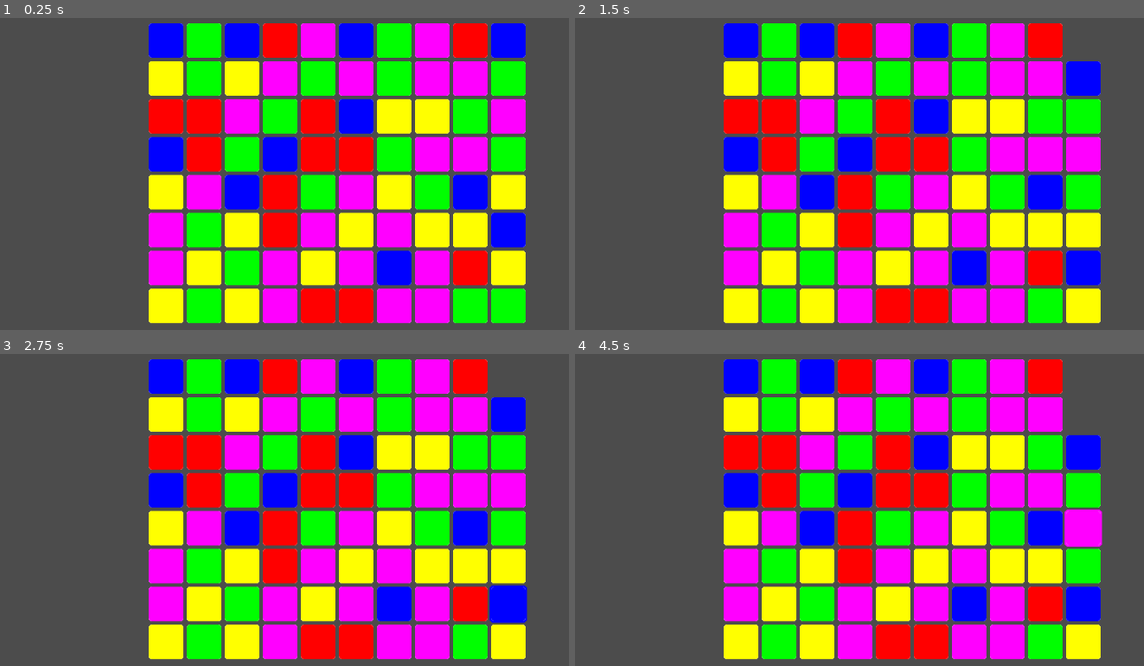
Above: before the commit, frames 1-4 (two rows, left to right).
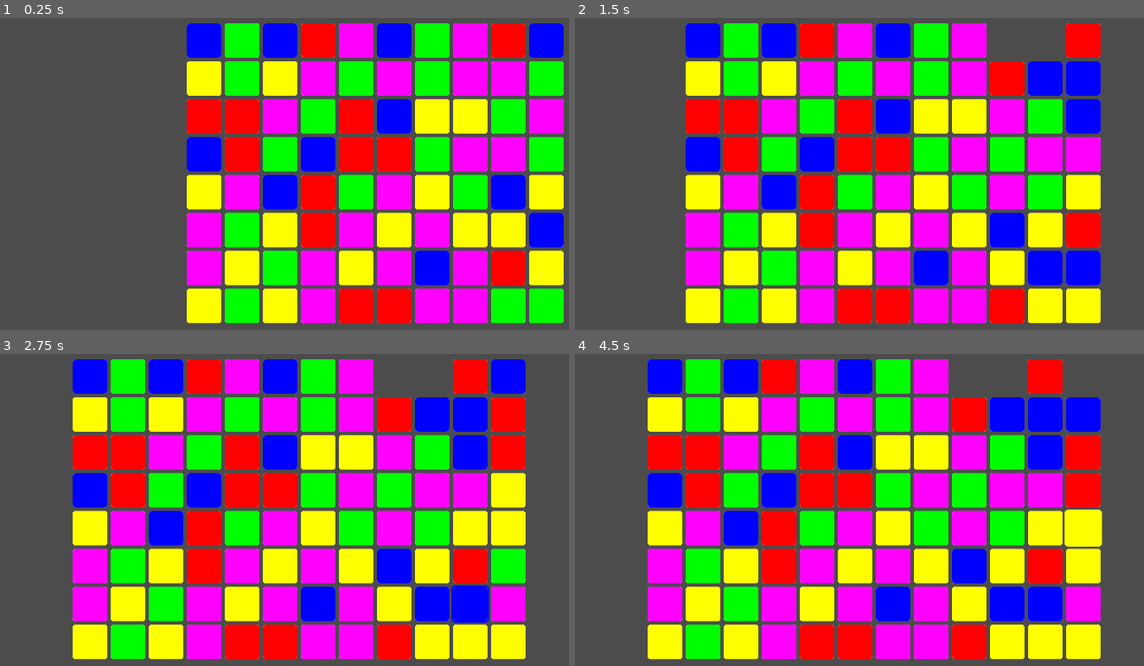
Above: after the commit, the same moments.

Repository: prathiksrinivasan/LD51
Game: Godot game, scene res://Main.tscn
Same seed, same stepped clock (60 frames per second), same inputs: the game is played once before the commit and once after it. The engine's default icon, where the game draws it, is replaced by a stand-in: a white triangle on a blue panel in a dark square.
Inputs (mouse positions are in pixels of both pictures, inside the frame that each line leads up to):
- Up to frame 1 (0.25 s): no input
- Up to frame 2 (1.5 s): tap Enter (ui_accept) at 0.5, 0.77 s; move the mouse to (1081, 305) at 0.52 s; hold Right (ui_right) 0.53-1.28 s
- Up to frame 3 (2.75 s): tap Enter (ui_accept) at 1.52, 2 s; move the mouse to (506, 603) at 2.02 s; hold Right (ui_right) from 2.03 s (still down)
- Up to frame 4 (4.5 s): move the mouse to (1081, 566) at 2.77 s; tap Enter (ui_accept) at 3.02, 3.5, 3.77, 4.25 s; release Right (ui_right) at 3.53 s; move the mouse to (1081, 528) at 4.27 s

The runs differ from the first frame. In frame 1, 54% of the frame differs, in the area x 26-100%, y 1-99%; in frame 2, 52%; in frame 3, 54%, in the area x 12-93%, y 1-99%; in frame 4, 54%.

Commit message:
basic game mechanics no game loop yet

Diff:
--- a/Board.gd
+++ b/Board.gd
@@ -7,7 +7,9 @@
 var boardTiles := []
 var boardState := []
 
-
+func _input(event):
+	if(event.is_action_pressed("ui_right")):
+		_addNewCol()
 
 # Called when the node enters the scene tree for the first time.
 func _ready():
@@ -19,6 +21,7 @@
 			boardState[i].append(0)
 			if(i<width/2):
 				_addTile(i)
+	_updateTiles()
 
 
 func _addTile(col):
@@ -26,7 +29,7 @@
 	var row = boardTiles[col].size()
 	boardState[col][row] = newTile.id
 	newTile.set_size(Vector2(tileSize,tileSize))
-	newTile.position = Vector2(col*tileSize*1.1,row*tileSize*1.1)
+	newTile.position = Vector2((col-1)*tileSize*1.1,row*tileSize*1.1)
 	newTile.gridPos = Vector2(col,row)
 	newTile.connect("tileClicked",self, "_onTileClicked")
 	boardTiles[col].append(newTile)
@@ -34,12 +37,29 @@
 
 
 func _onTileClicked(tile):
-	boardState[tile.gridPos.x][tile.gridPos.y] = 0
-	var deletedTile = boardTiles[tile.gridPos.x].pop_at(tile.gridPos.y)
+	#boardState[tile.gridPos.x][tile.gridPos.y] = 0
+	#var deletedTile = boardTiles[tile.gridPos.x].pop_at(tile.gridPos.y)
+	#deletedTile.queue_free()
+	var block = getBlock(tile.gridPos)
+	var dummyTile = gemTile.instance()
+	var deletedTiles = []
+	for i in block:
+		boardState[i.x][i.y] = 0
+		deletedTiles.append(boardTiles[i.x][i.y])
+		boardTiles[i.x][i.y] = dummyTile
+	for i in deletedTiles:
+		i.queue_free()
+	for i in boardTiles:
+		for j in range(i.count(dummyTile)):
+			i.erase(dummyTile)
 	_updateTiles()
-	deletedTile.queue_free()
+	print(boardState)
 
 func _updateTiles():
+
+	#adjust board tile array to reflect board state
+	while(boardTiles.has([])):
+		boardTiles.erase([])
 	#loop through boardstate
 	#bubble sort the 0s up to the top in each col
 	#if a column is all 0s and the column in front of it isn't, move that column back
@@ -54,16 +74,15 @@
 					if(boardState[i][k2] == 0):
 						boardState[i][k2] = boardState[i][k2+1]
 						boardState[i][k2+1] = 0
-						for j in range(boardTiles[i].size()):
-							boardTiles[i][j].gridPos = Vector2(i,j)
+						if(i<boardTiles.size()):
+							for j in range(boardTiles[i].size()):
+								boardTiles[i][j].gridPos = Vector2(i,j)
 	for i in range(width-1):
 		if(_arraySum(boardState[i]) == 0):
 			var temp = boardState[i].duplicate()
 			boardState[i] = boardState[i+1]
 			boardState[i+1] = temp
-	#adjust board tile array to reflect board state
-	while(boardTiles.has([])):
-		boardTiles.erase([])
+
 	for k in range(boardTiles.size()):
 		for j in range(boardTiles[k].size()):
 			boardTiles[k][j].gridPos = Vector2(k,j)
@@ -71,12 +90,43 @@
 
 
 func getBlock(tilePos):
-	pass
+	#flood fill algorithm variation
+	var stack = []
+	var out = []
+	var ogID = boardState[tilePos.x][tilePos.y]
+	stack.push_back(tilePos)
+	while(!stack.empty()):
+		var pos = stack.pop_back()
+		if(!out.has(pos)):
+			out.append(pos)
+			if(pos.x > 0):
+				if(boardState[pos.x-1][pos.y] == ogID):
+					stack.push_back(Vector2(pos.x-1,pos.y))
+			if(pos.x < width-1):
+				if(boardState[pos.x+1][pos.y] == ogID):
+					stack.push_back(Vector2(pos.x+1,pos.y))
+			if(pos.y > 0):
+				if(boardState[pos.x][pos.y-1] == ogID):
+					stack.push_back(Vector2(pos.x,pos.y-1))
+			if(pos.y < height-1):
+				if(boardState[pos.x][pos.y+1] == ogID):
+					stack.push_back(Vector2(pos.x,pos.y+1))
+	return out
+
+
 func _arraySum(array):
 	var sum = 0
 	for j in range(height):
 		sum += array[j]
 	return sum
-# Called every frame. 'delta' is the elapsed time since the previous frame.
-#func _process(delta):
-#	pass
+
+func _addNewCol():
+	boardTiles.push_front([])
+	var t = []
+	for i in range(height):
+		t.append(0)
+	boardState.push_front(t)
+	boardState.pop_back()
+	for i in range(height):
+		_addTile(0)
+	_updateTiles()
